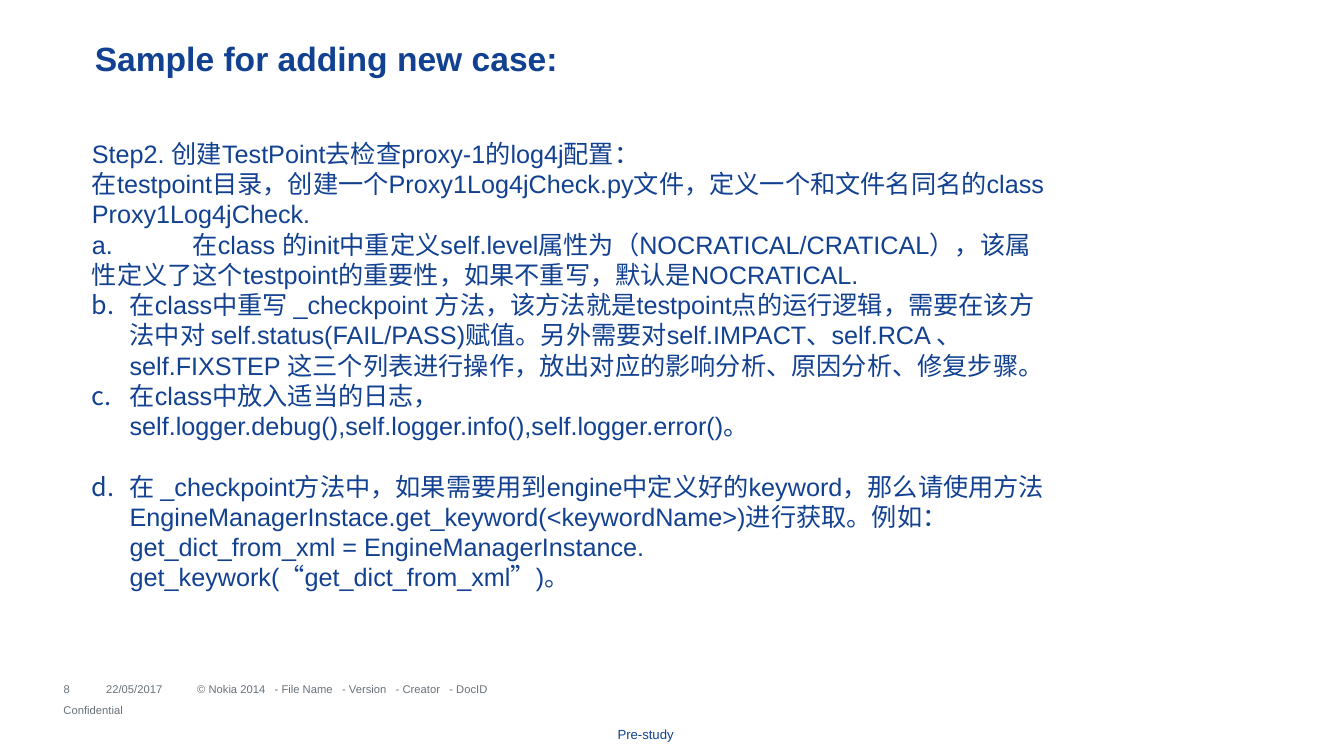
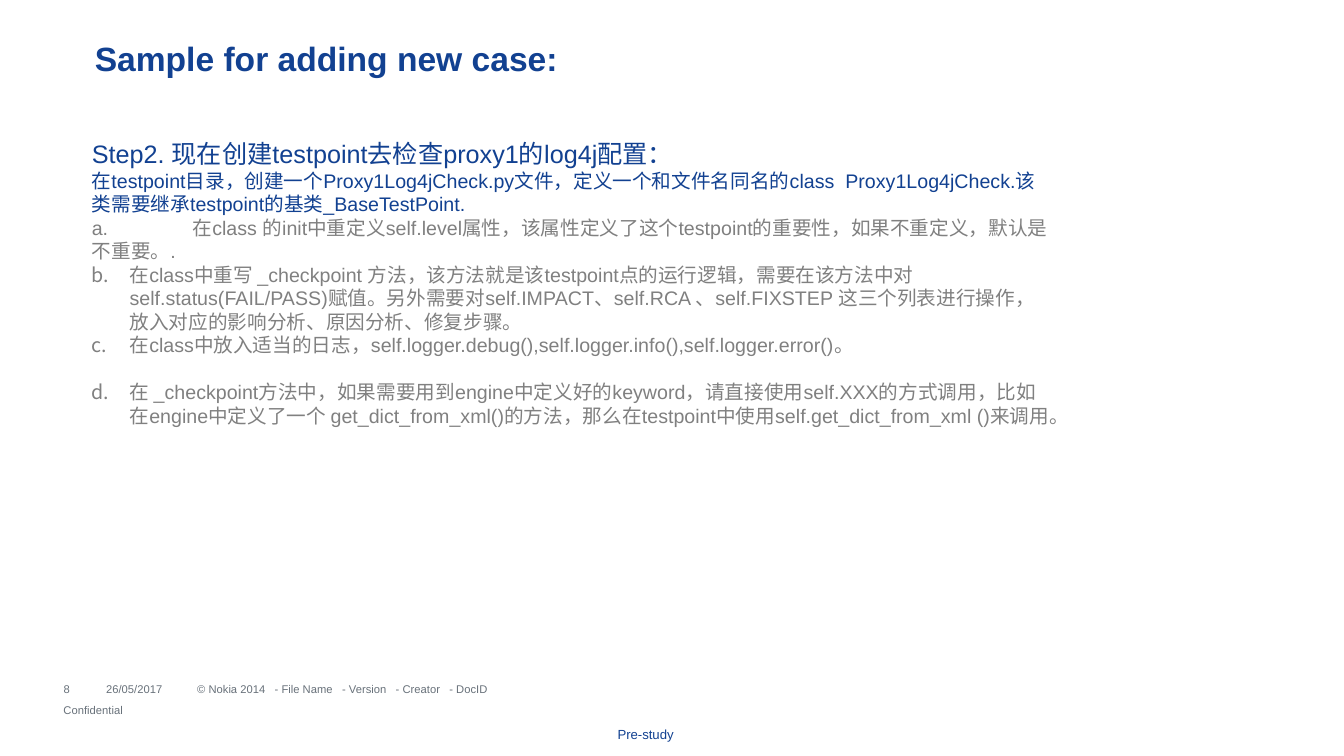
Before and after one commit to gaoxiaofeng/troubleShooting, a slide deck: slide 8 of troubleshooting.pptx. Drawn at 1344x756 pixels with LibreOffice and Linux fonts; fonts in the diff are those of the drawing; background and template pictures are left out. Boxes give left, top, right and bottom in pixels: in the first picture for what was removed or moved away, otherwise in the second. Text is boxed around its words. In the diff, an @@ line names an element or a change of style, - is before the commit and + after.

```diff
--- a/troubleshooting.pptx
+++ b/troubleshooting.pptx
@@ text at [92, 141, 1048, 331]: text changed; size 18 to 14 pt; text colour #124191 to #808080 @@
-Step2. 创建TestPoint去检查proxy-1的log4j配置：
-在testpoint目录，创建一个Proxy1Log4jCheck.py文件，定义一个和文件名同名的class Proxy1Log4jCheck.
-a. 在class 的init中重定义self.level属性为（NOCRATICAL/CRATICAL），该属性定义了这个testpoint的重要性，如果不重写，默认是NOCRATICAL.
-b. 在class中重写 _checkpoint 方法，该方法就是testpoint点的运行逻辑，需要在该方法中对 self.status(FAIL/PASS)赋值。另外需要对self.IMPACT、self.RCA 、self.FIXSTEP 这三个列表进行操作，放出对应的影响分析、原因分析、修复步骤。
+Step2. 现在创建testpoint去检查proxy1的log4j配置：
+在testpoint目录，创建一个Proxy1Log4jCheck.py文件，定义一个和文件名同名的class Proxy1Log4jCheck.该类需要继承testpoint的基类_BaseTestPoint.
+a. 在class 的init中重定义self.level属性，该属性定义了这个testpoint的重要性，如果不重定义，默认是不重要。.
+b. 在class中重写 _checkpoint 方法，该方法就是该testpoint点的运行逻辑，需要在该方法中对 self.status(FAIL/PASS)赋值。另外需要对self.IMPACT、self.RCA 、self.FIXSTEP 这三个列表进行操作，放入对应的影响分析、原因分析、修复步骤。
@@ text at [130, 335, 854, 356]: size 18 to 14 pt, text colour #124191 to #808080 in "在class中放入适当的日志，self.logger.debug(),self.logger.info(),self.l ..." @@
@@ text at [130, 383, 1069, 427]: text changed; size 18 to 14 pt; text colour #124191 to #808080 @@
-d. 在 _checkpoint方法中，如果需要用到engine中定义好的keyword，那么请使用方法EngineManagerInstace.get_keyword(<keywordName>)进行获取。例如：get_dict_from_xml = EngineManagerInstance.get_keywork(“get_dict_from_xml”)。
+d. 在 _checkpoint方法中，如果需要用到engine中定义好的keyword，请直接使用self.XXX的方式调用，比如在engine中定义了一个 get_dict_from_xml()的方法，那么在testpoint中使用self.get_dict_from_xml ()来调用。
@@ text at [106, 685, 162, 693]: text changed @@
-22/05/2017
+26/05/2017
```
Also in this commit, not shown: 3 other slides changed, 6 slides added, 5 slides removed, 15 other files.
